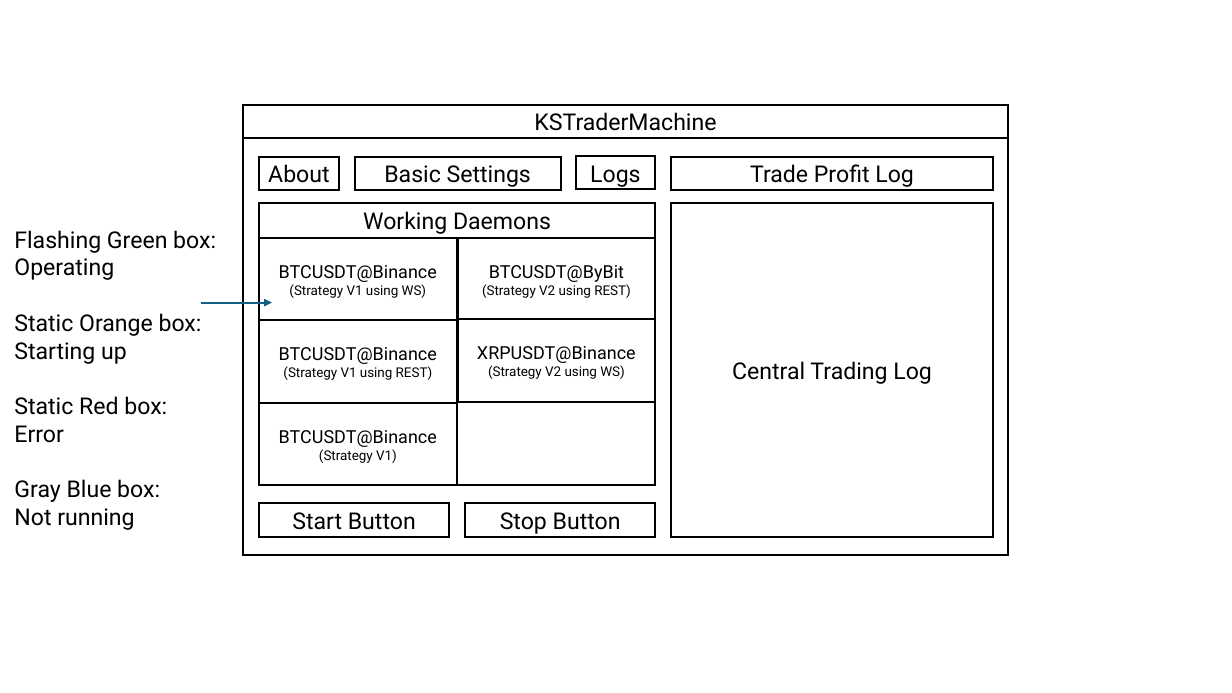
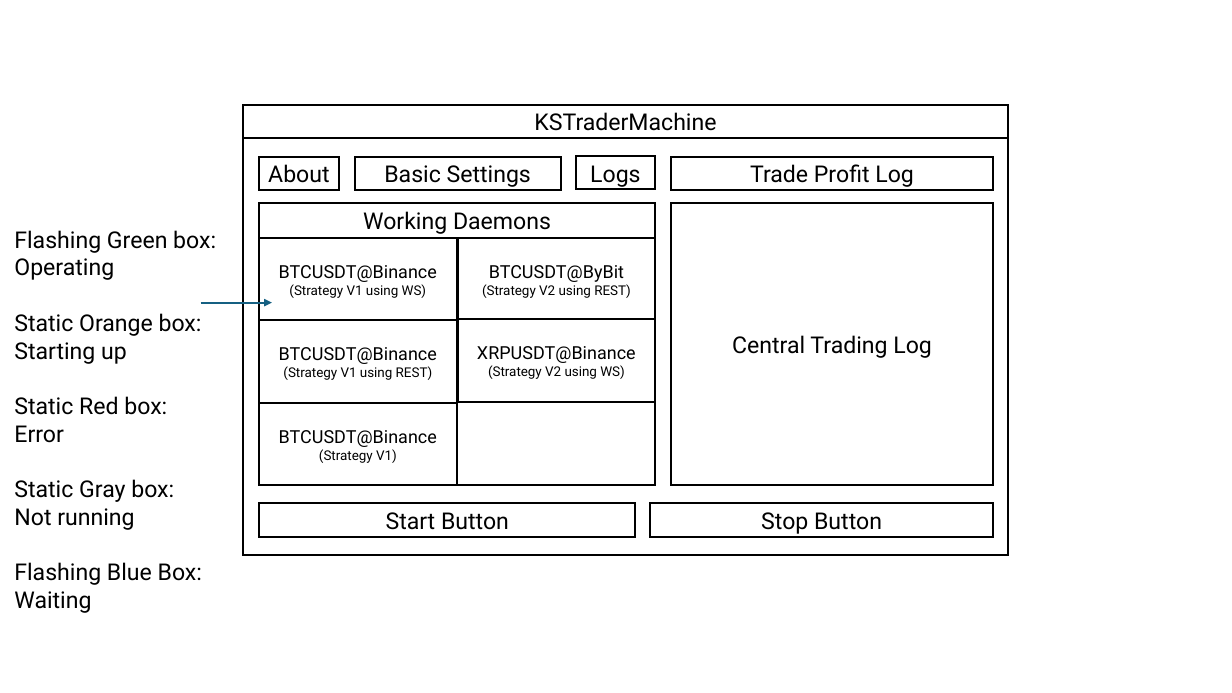
Before and after one commit to 410-dev/KSTraderMachine, a slide deck: slide 1 of uidesign.pptx. Drawn at 1232x693 pixels with LibreOffice and Linux fonts; fonts in the diff are those of the drawing. Boxes give left, top, right and bottom in pixels: in the first picture for what was removed or moved away, otherwise in the second. Text is boxed around its words. In the diff, an @@ line names an element or a change of style, - is before the commit and + after.

```diff
--- a/uidesign.pptx
+++ b/uidesign.pptx
@@ rectangle "Central Trading Log" resized from (x1=671, y1=203, x2=993, y2=538) to (x1=671, y1=203, x2=993, y2=485) @@
@@ text at (x1=14, y1=479, x2=174, y2=502): text changed @@
-Gray Blue box:
+Static Gray box:
@@ rectangle "Start Button" resized from (x1=259, y1=504, x2=449, y2=537) to (x1=259, y1=504, x2=635, y2=537) @@
@@ rectangle "Stop Button" resized from (x1=465, y1=504, x2=655, y2=537) to (x1=651, y1=504, x2=994, y2=537) @@
@@ text at (x1=14, y1=562, x2=202, y2=613): paragraphs added @@
+Flashing Blue Box:
+Waiting
```
Also in this commit, not shown: 1 other slide changed.
